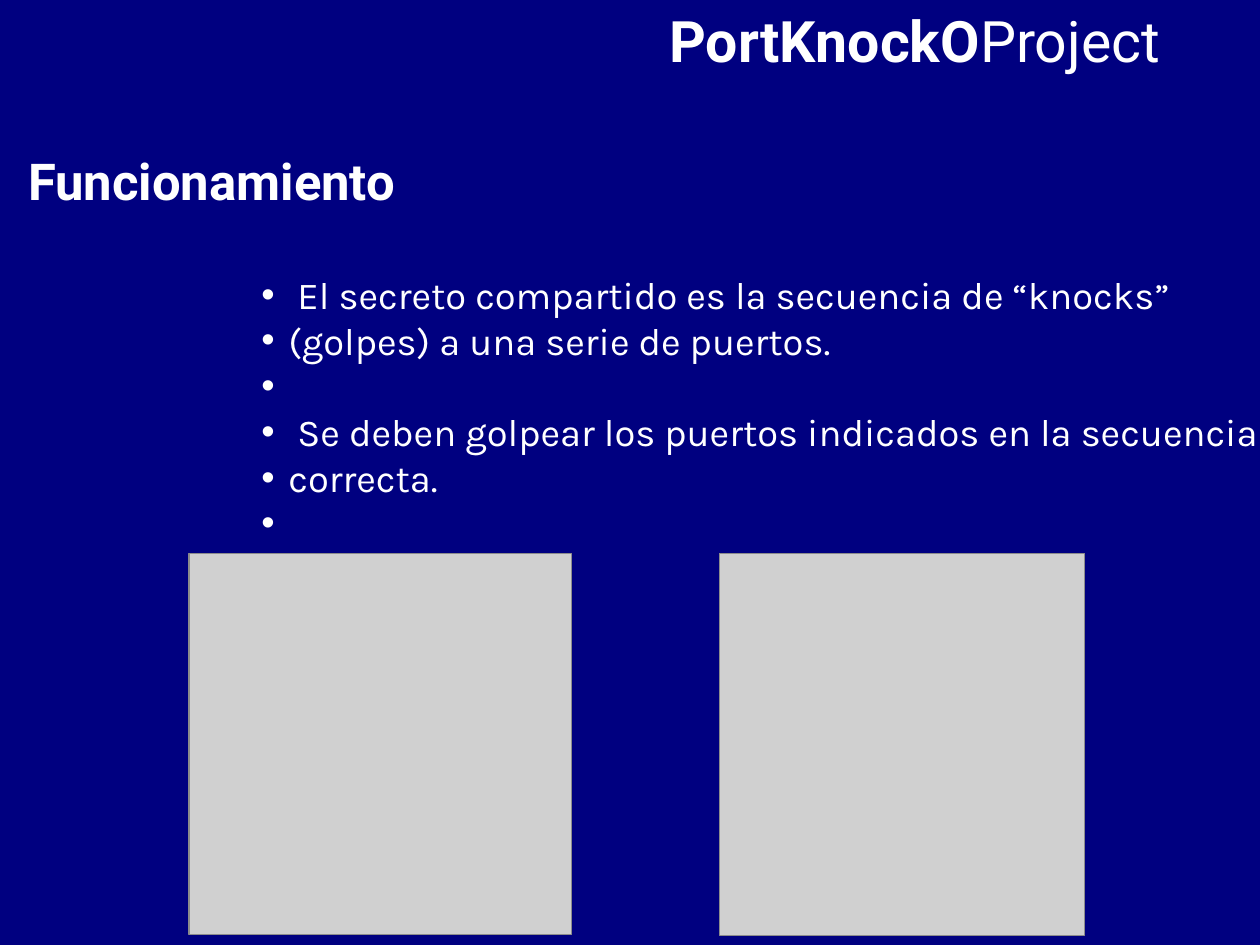
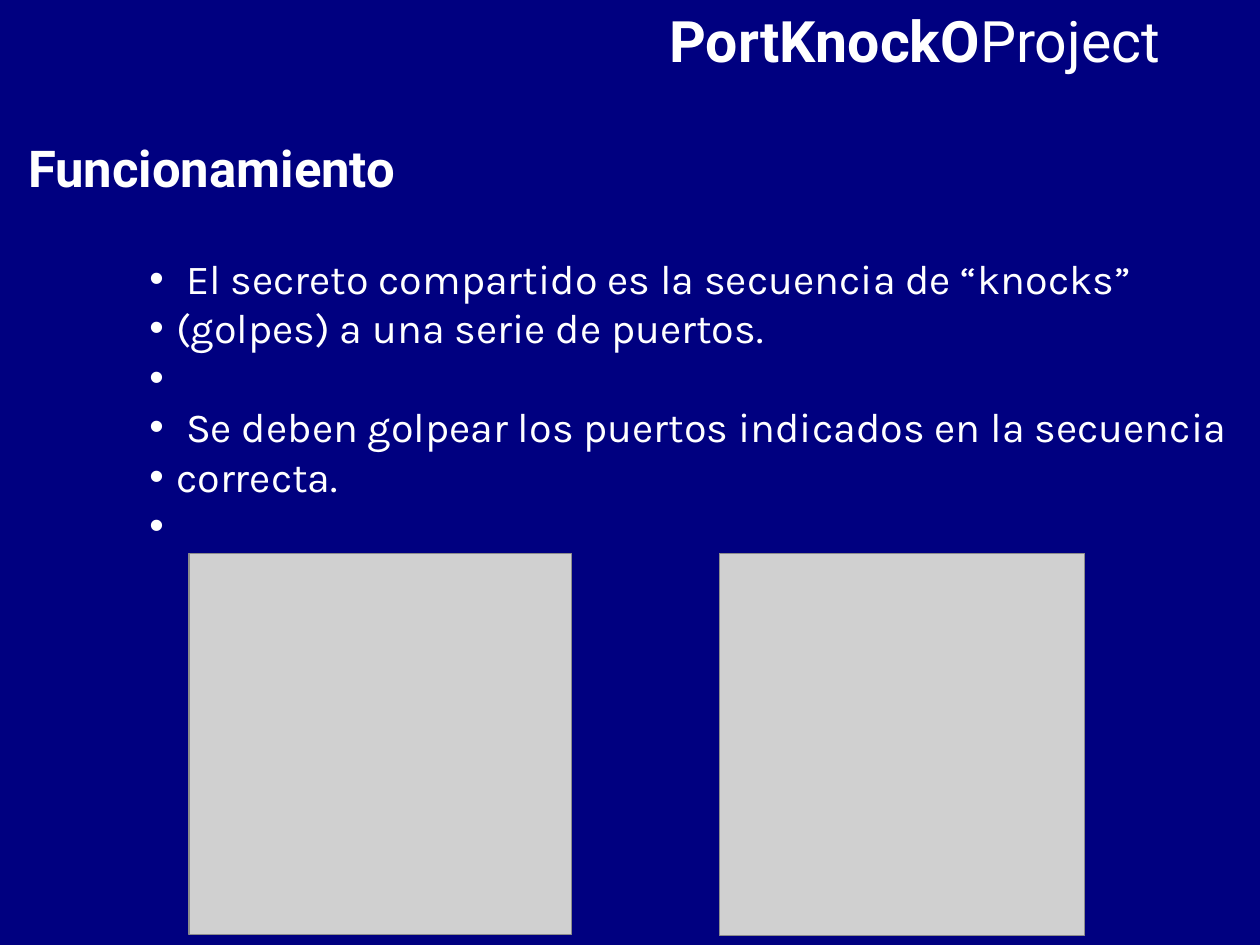
Before and after one commit to BackupTheBerlios/portknocko-svn, a slide deck: slide 6 of trunk/jornadas/jornadas.odp (slide 5 before the commit). Drawn at 1260x945 pixels with LibreOffice and Linux fonts; fonts in the diff are those of the drawing; grey boxes stand for pictures. Boxes give left, top, right and bottom in pixels: in the first picture for what was removed or moved away, otherwise in the second. Text is boxed around its words. In the diff, an @@ line names an element or a change of style, - is before the commit and + after.

```diff
--- a/trunk/jornadas/jornadas.odp
+++ b/trunk/jornadas/jornadas.odp
@@ text "Funcionamiento": place and size @@
-text "Funcionamiento" at [28,162,395,201]
+text "Funcionamiento" at [28,149,395,188]
@@ text "El secreto compartido es la ...": place and size @@
-text "El secreto compartido es la ..." at [288,282,1258,493]
+text "El secreto compartido es la ..." at [176,265,1227,493]
@@ text "El secreto compartido es la ..." at [176,265,1227,493]: size 24 to 26 pt @@
```
Also in this commit, not shown: 9 other slides changed, 1 slide added.
